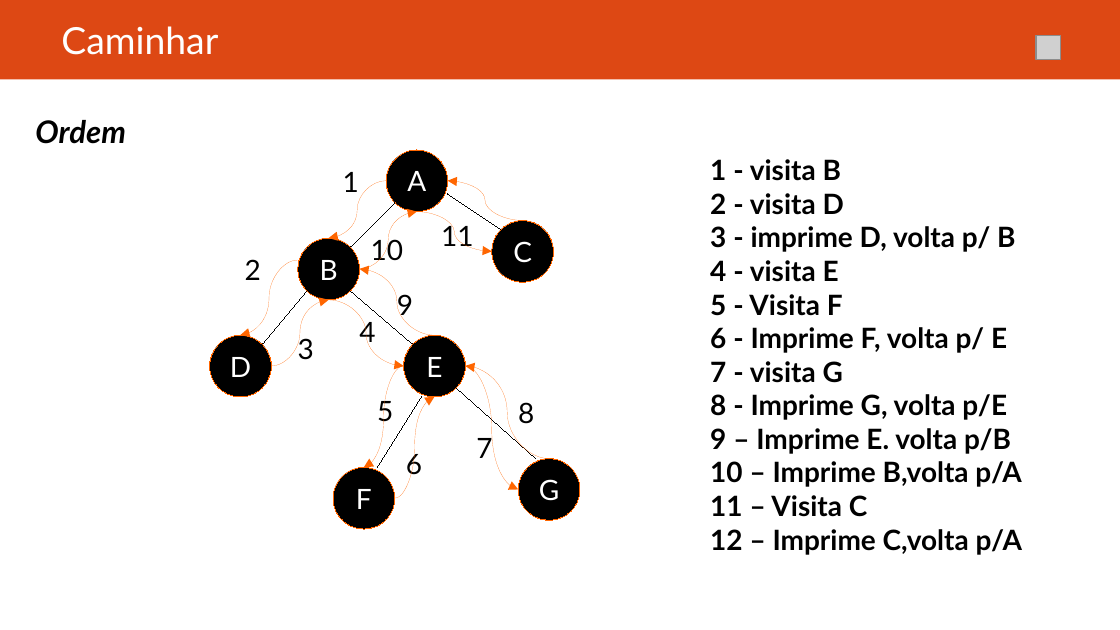
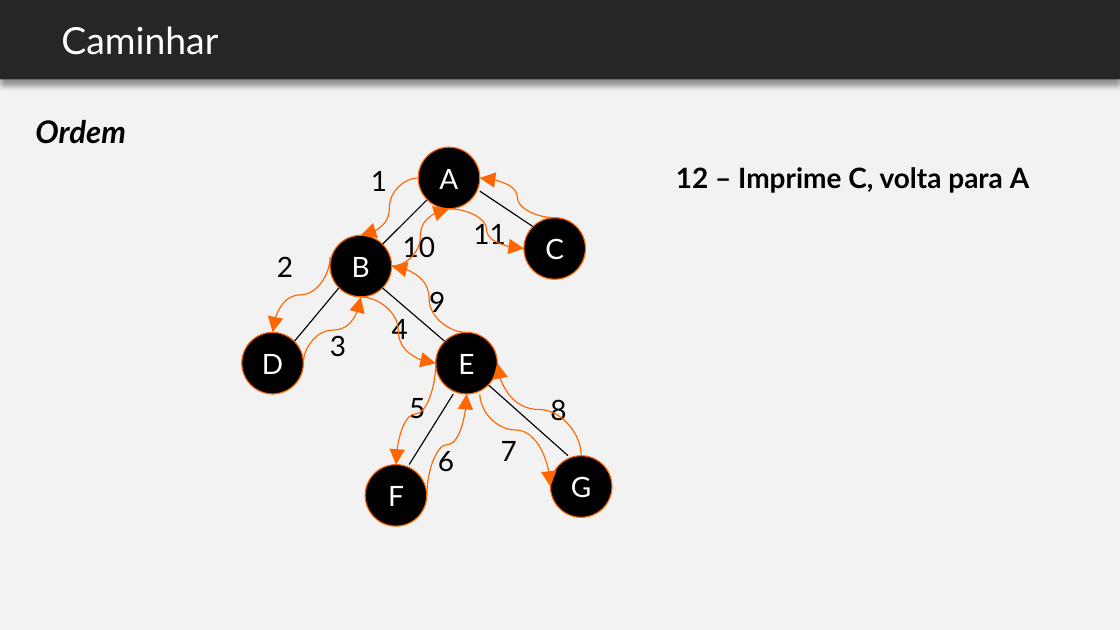
Before and after one commit to felipemarc/AED1_2016-2, a slide deck: slide 117 of ap_arvores/AED - arvores.pptx (slide 78 before the commit). Drawn at 1120x630 pixels with LibreOffice and Linux fonts; fonts in the diff are those of the drawing; grey boxes stand for pictures; background and template pictures are left out. Boxes give left, top, right and bottom in pixels: in the first picture for what was removed or moved away, otherwise in the second. Text is boxed around its words. In the diff, an @@ line names an element or a change of style, - is before the commit and + after.

```diff
--- a/ap_arvores/AED - arvores.pptx
+++ b/ap_arvores/AED - arvores.pptx
@@ background #FFFFFF to #F2F2F2 @@
@@ rectangle at (0,0,1120,80): fill #DD4814 to #262626; shadow on @@
@@ picture removed at (1036,36,1061,60) @@
@@ 2 ellipses, 2 curved arrows: place and size @@
-2 ellipses, 2 curved arrows at (209,180,465,498)
+2 ellipses, 2 curved arrows at (242,178,497,495)
@@ text added at (676,167,1029,193), 18 pt, text #000000, bold @@
+12 – Imprime C, volta para A
@@ text removed at (710,159,1021,550) @@
-1 - visita B
-2 - visita D
-3 - imprime D, volta p/ B
-4 - visita E
-5 - Visita F
-6 - Imprime F, volta p/ E
-7 - visita G
-8 - Imprime G, volta p/E
-9 – Imprime E. volta p/B
-10 – Imprime B,volta p/A
-11 – Visita C
-12 – Imprime C,volta p/A
@@ 4 curved arrows, 3 ellipses, 3 lines, 2 texts: place and size @@
-4 curved arrows, 3 ellipses, 3 lines, 2 texts at (245,150,553,467)
+4 curved arrows, 3 ellipses, 3 lines, 2 texts at (277,147,586,465)
@@ 3 texts, 3 curved arrows, 2 ellipses, 2 lines: place and size @@
-3 texts, 3 curved arrows, 2 ellipses, 2 lines at (241,172,580,529)
+3 texts, 3 curved arrows, 2 ellipses, 2 lines at (272,171,612,526)
@@ text "11": place and size @@
-text "11" at (441,222,473,249)
+text "11" at (473,220,505,246)
@@ 4 texts, 2 curved arrows, 1 line: place and size @@
-4 texts, 2 curved arrows, 1 line at (262,291,534,480)
+4 texts, 2 curved arrows, 1 line at (295,288,566,472)
@@ curved arrow moved from (465, 366) - (519, 489) to (479, 394) - (550, 487) @@
@@ text "7": place and size @@
-text "7" at (476,438,492,458)
+text "7" at (501,441,517,461)
```
Also in this commit, not shown: 83 other slides changed, 53 slides added, 16 slides removed.
